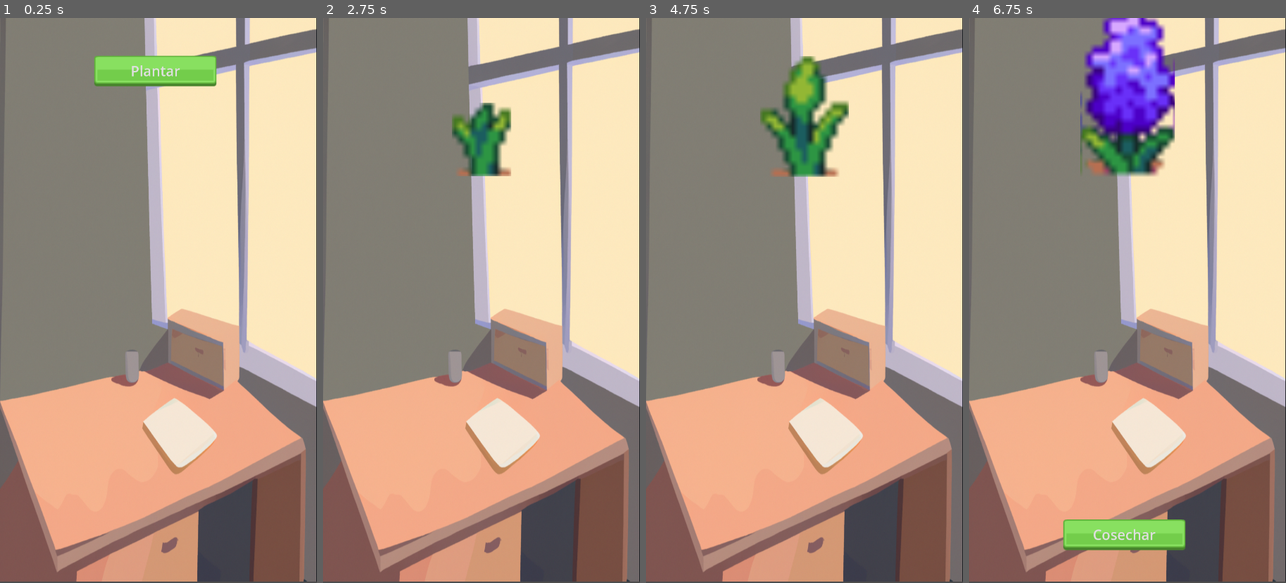
Above: before the commit, frames 1-4 (left to right).
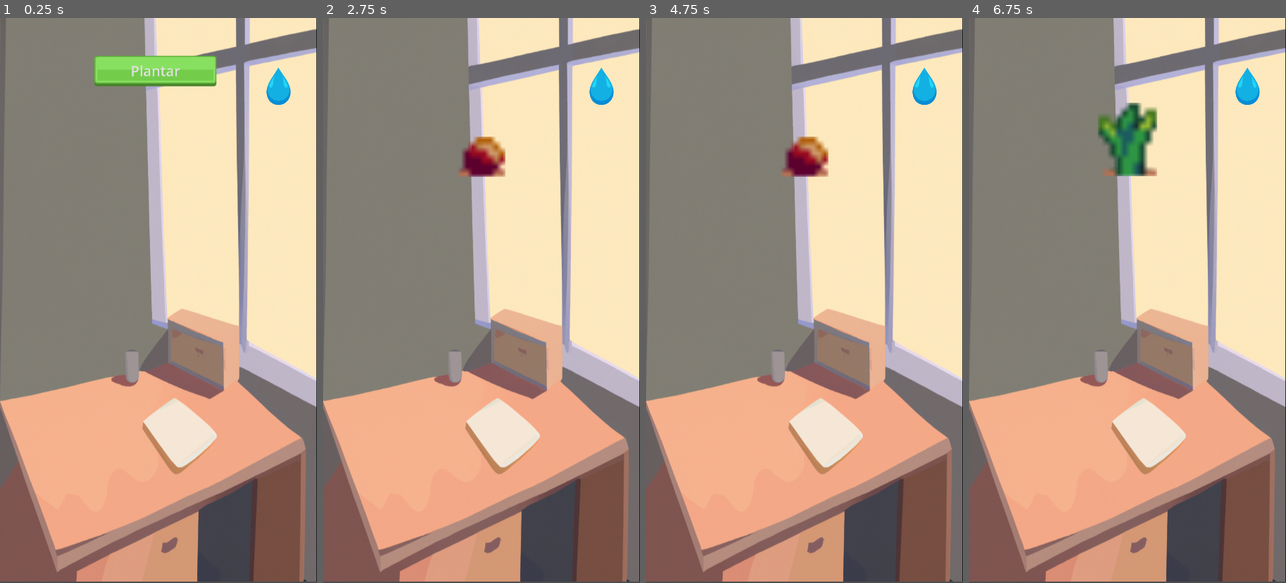
Above: after the commit, the same moments.

Repository: alexrok21/GardenGo
Game: Godot game, scene res://Scenes/main.tscn
Same seed, same stepped clock (60 frames per second), same inputs: the game is played once before the commit and once after it.
Inputs:
- Up to frame 1 (0.25 s): no input
- Up to frame 2 (2.75 s): click "Plantar" at 0.5 s; tap Enter at 1.25 s; tap Space at 2 s
- Up to frame 3 (4.75 s): tap Enter at 3.5 s; tap Space at 4.25 s
- Up to frame 4 (6.75 s): tap Enter at 5 s; tap Space at 6.5 s

The runs differ from the first frame. In frame 1, 0.3% of the frame differs, in the area x 84-92%, y 8-16%; in frame 2, 2.2%; in frame 3, 3.9%; in frame 4, 9.3%, in the area x 29-92%, y 0-95%.

Commit message:
Añadidos nuevos atributos y acción regar

Diff:
--- a/Plants/Varieties/blue_bell.gd
+++ b/Plants/Varieties/blue_bell.gd
@@ -1,9 +1,10 @@
 extends "res://Plants/base_plant.gd"
 
 func _ready():
+	growth_speed_modifier = 0.9  # Crece un 10% más rápido
 	seed_yield = 3  # Blue Bell produce más semillas
 	growth_stages = 5  # Tiene más etapas de crecimiento
 	water_tolerance = Vector2(0.4, 0.6)  # Necesita menos agua
 	rarity = 0.2  # Rareza ajustada a un valor entre 0.0 y 1.0
 
-	#Plant._ready()  # Llama explícitamente al método _ready() de la clase base
+	#Plant._ready()  # Llama al método _ready() de la clase base
--- a/Plants/base_plant.gd
+++ b/Plants/base_plant.gd
@@ -1,5 +1,10 @@
 extends Node2D
 class_name Plant
+
+@export var wellness: int = 80  # Nivel inicial de bienestar
+@export var growth_threshold: int = 60  # Nivel mínimo para permitir el crecimiento
+@export var soil_quality_multiplier: float = 1.0  # Valor base 1.0; menor acelera el tiempo
+@export var growth_speed_modifier: float = 1.0  # Valor base 1.0; menor es más rápido
 
 @export var harvest_ready: bool = false
 @export var growth_stages: int = 4
@@ -14,12 +19,19 @@
 
 func _ready():
 	$AnimationPlayer.play(str(index))
-	$Timer.start()
+	$Timer.start(time_per_stage * soil_quality_multiplier * growth_speed_modifier)
+
+func modify_wellness(points: int):
+	wellness += points
+	wellness = clamp(wellness, 0, 100)  # Limita el valor entre 0 y 100
 
 func _on_timer_timeout():
-	if index < growth_stages - 1:
+	if index < growth_stages - 1 and wellness >= growth_threshold:
 		index += 1
 		$AnimationPlayer.play(str(index))
+		$Timer.start(time_per_stage * soil_quality_multiplier * growth_speed_modifier)
+	elif wellness < growth_threshold:
+		print("Bienestar insuficiente para crecer.")
 	else:
 		harvest_ready = true
 		$Timer.stop()
--- a/Scenes/main.tscn
+++ b/Scenes/main.tscn
@@ -1,9 +1,22 @@
-[gd_scene load_steps=7 format=3 uid="uid://b3s4v476bx4im"]
+[gd_scene load_steps=11 format=3 uid="uid://b3s4v476bx4im"]
 
 [ext_resource type="Script" path="res://Scenes/main.gd" id="1_17sqh"]
 [ext_resource type="PackedScene" uid="uid://cb2u1xa2snirr" path="res://Scenes/background.tscn" id="1_yhha4"]
+[ext_resource type="Texture2D" uid="uid://q1wwd4ykfbd6" path="res://assets/Others/water_drop.png" id="3_hyuos"]
 [ext_resource type="Texture2D" uid="uid://c00xchs3sh08n" path="res://assets/Others/button_pressed.png" id="3_s057h"]
 [ext_resource type="Texture2D" uid="uid://p8p7sc81p1gp" path="res://assets/Others/button_normal.png" id="4_q61xj"]
+
+[sub_resource type="Animation" id="Animation_2ey8c"]
+resource_name = "water_drop"
+
+[sub_resource type="Animation" id="Animation_2ddw0"]
+length = 0.001
+
+[sub_resource type="AnimationLibrary" id="AnimationLibrary_cmbd5"]
+_data = {
+"RESET": SubResource("Animation_2ddw0"),
+"water_drop": SubResource("Animation_2ey8c")
+}
 
 [sub_resource type="StyleBoxTexture" id="StyleBoxTexture_bfit7"]
 texture = ExtResource("3_s057h")
@@ -17,6 +30,20 @@
 [node name="Background" parent="." instance=ExtResource("1_yhha4")]
 
 [node name="Plant" type="Node2D" parent="Background"]
+
+[node name="Watering" type="Node2D" parent="Background"]
+
+[node name="WaterSprite" type="Sprite2D" parent="Background/Watering"]
+position = Vector2(949, 232)
+scale = Vector2(0.073416, 0.080222)
+texture = ExtResource("3_hyuos")
+region_enabled = true
+region_rect = Rect2(280, 705, 1119, 1591)
+
+[node name="AnimationPlayer" type="AnimationPlayer" parent="Background/Watering"]
+libraries = {
+"": SubResource("AnimationLibrary_cmbd5")
+}
 
 [node name="PlantingButton" type="Button" parent="."]
 offset_left = 321.0
Binary file added: assets/Others/water_drop.png
Not shown, added: assets/Others/water_drop.png.import
